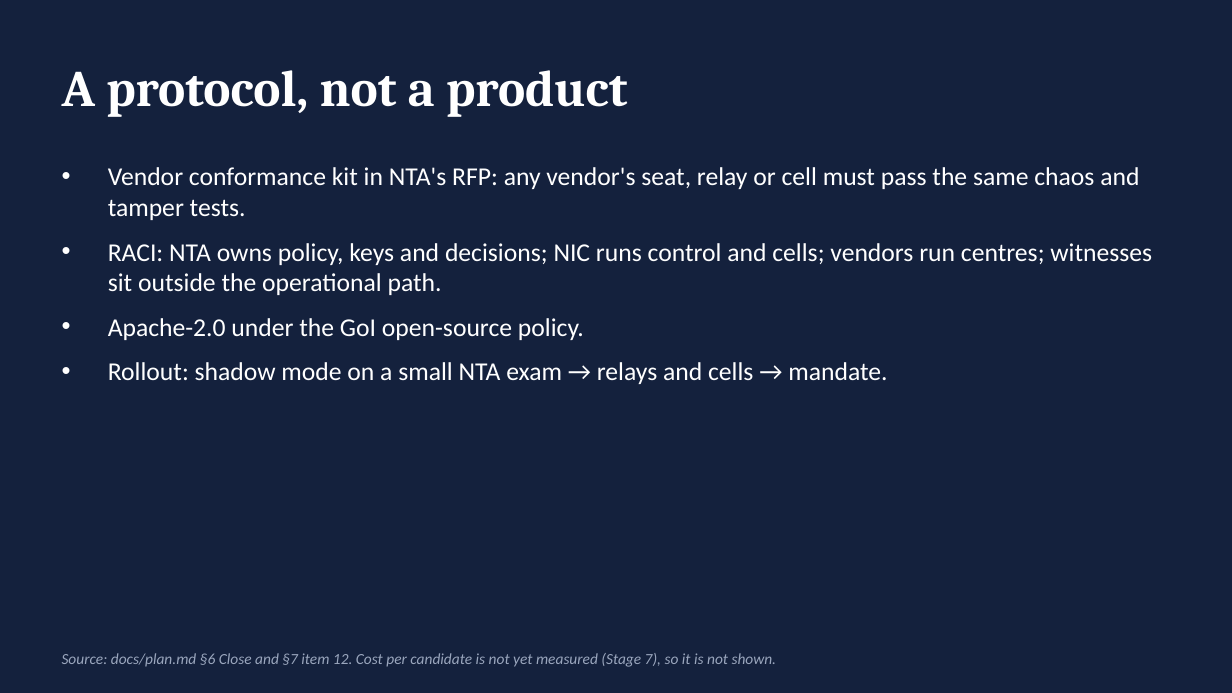
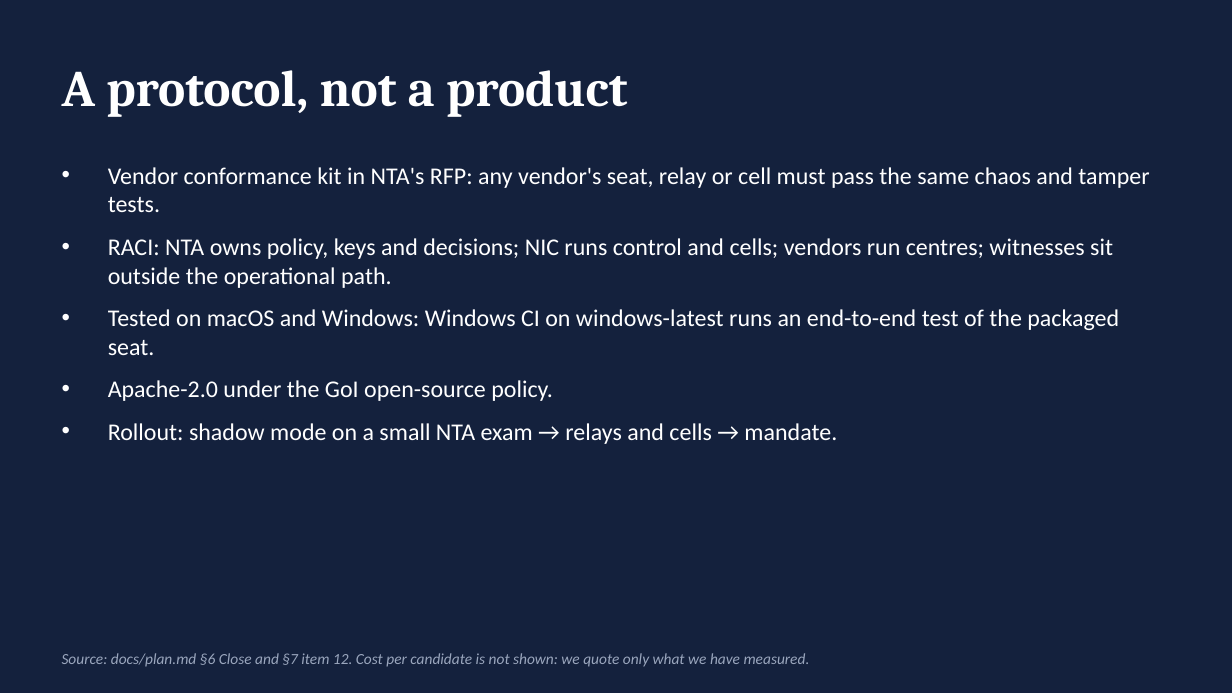
Before and after one commit to anirudh12032008/saakshi, a slide deck: slide 13 of docs/deck/saakshi.pptx. Drawn at 1232x693 pixels with LibreOffice and Linux fonts; fonts in the diff are those of the drawing. Boxes give left, top, right and bottom in pixels: in the first picture for what was removed or moved away, otherwise in the second. Text is boxed around its words. In the diff, an @@ line names an element or a change of style, - is before the commit and + after.

Commit message:
docs: submission wording pass (platform, limits as roadmap, no internal jargon); rebuild deck

```diff
--- a/docs/deck/saakshi.pptx
+++ b/docs/deck/saakshi.pptx
@@ text at bbox=[108, 167, 1149, 444]: size 15 to 14 pt in "Vendor conformance kit in NTA's RFP: any ...", "RACI: NTA owns policy, keys and decisions; ...", "Apache-2.0 under the GoI open-source policy.", "Rollout: shadow mode on a small NTA ..." @@
@@ text at bbox=[108, 309, 1119, 355]: paragraph added @@
+• Tested on macOS and Windows: Windows CI on windows-latest runs an end-to-end test of the packaged seat.
@@ text at bbox=[62, 653, 810, 667]: text changed @@
-Source: docs/plan.md §6 Close and §7 item 12. Cost per candidate is not yet measured (Stage 7), so it is not shown.
+Source: docs/plan.md §6 Close and §7 item 12. Cost per candidate is not shown: we quote only what we have measured.
```
Also in this commit, not shown: 5 other slides changed, 2 other files.
